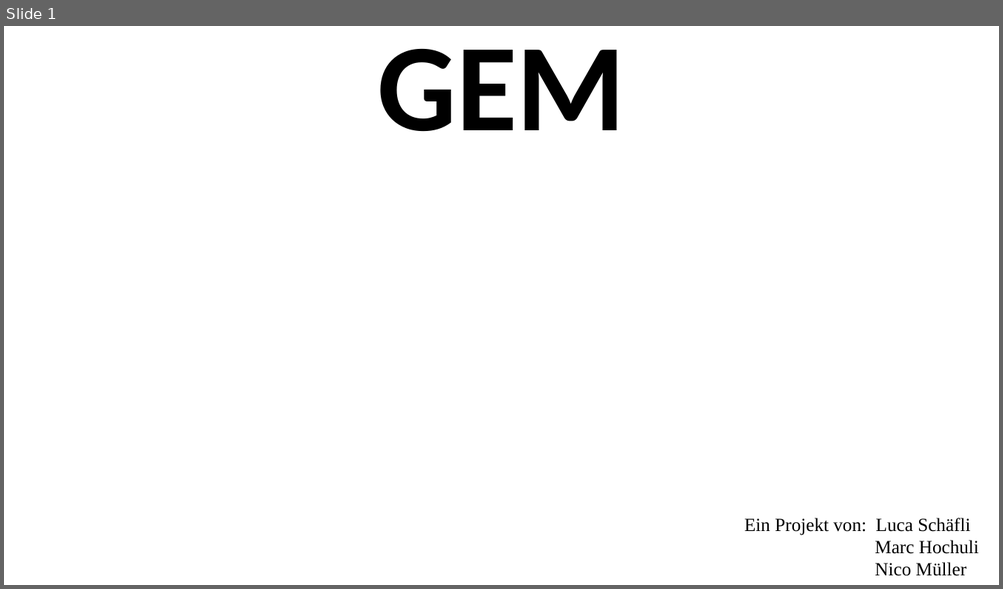
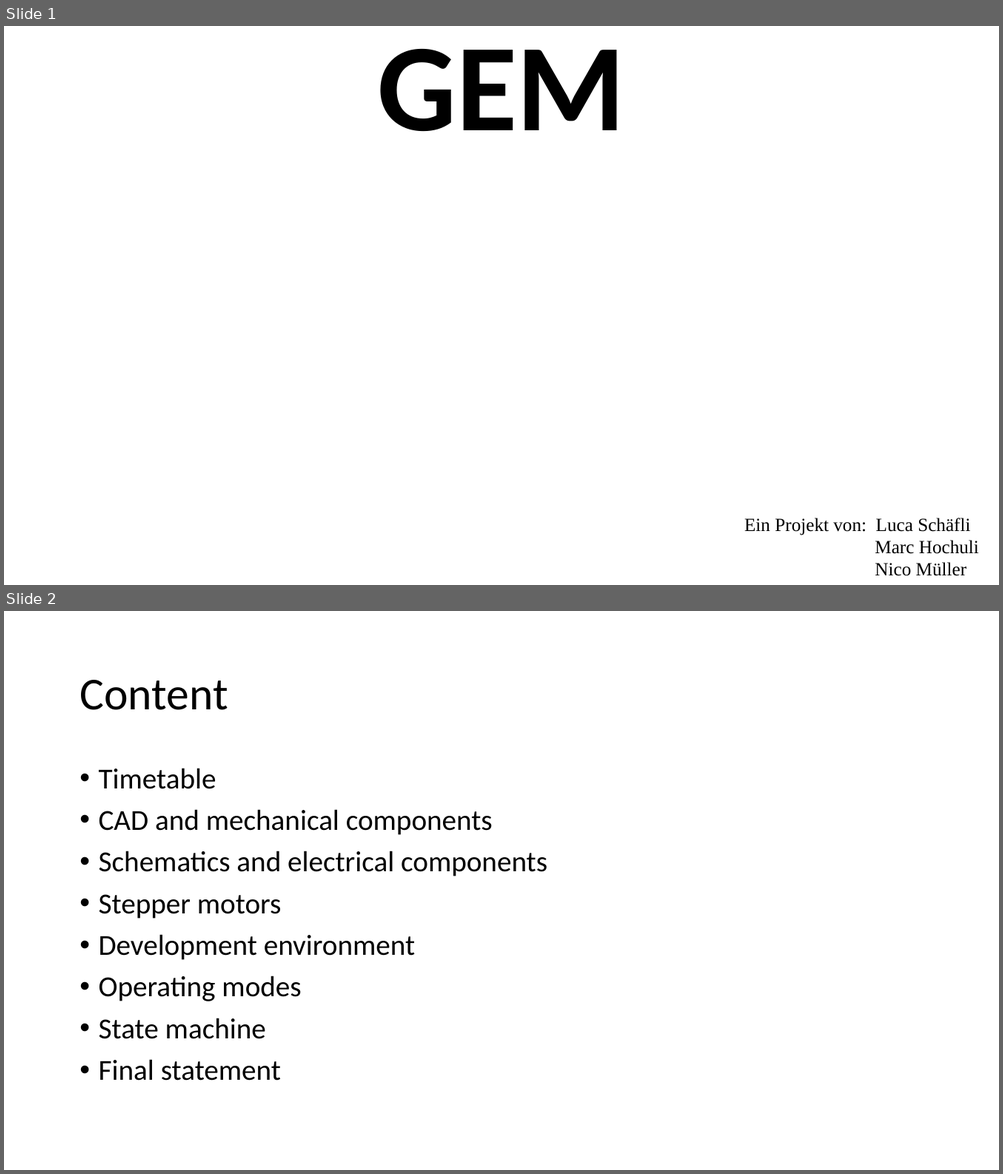
Before and after one commit to AkazeX/GEM, a slide deck: 999_Präsentation/PPP/GEM.pptx. Shown one above the other, each under a label of ours: slide 1 before the commit, slides 1 and 2 after it. The pictures are 1003x589 and 1003x1174 pixels, drawn with LibreOffice and Linux fonts; fonts in the diff are those of the drawing; background and template pictures are left out. Boxes give left, top, right and bottom in pixels: in the first picture for what was removed or moved away, otherwise in the second. Text is boxed around its words. In the diff, an @@ line names an element or a change of style, - is before the commit and + after.

```diff
--- a/999_Präsentation/PPP/GEM.pptx
+++ b/999_Präsentation/PPP/GEM.pptx
@@ slide 2 added at [4, 611, 999, 1170], background #FFFFFF @@
@@ title added at [79, 680, 227, 710], 44 pt, text #000000 @@
+Content
@@ text added at [99, 768, 547, 1081], 28 pt, text #000000 @@
+• Timetable
+• CAD and mechanical components
+• Schematics and electrical components
+• Stepper motors
+• Development environment
+• Operating modes
+• State machine
+• Final statement
```
Also in this commit, not shown: 13 other slides added, 21 other files.
